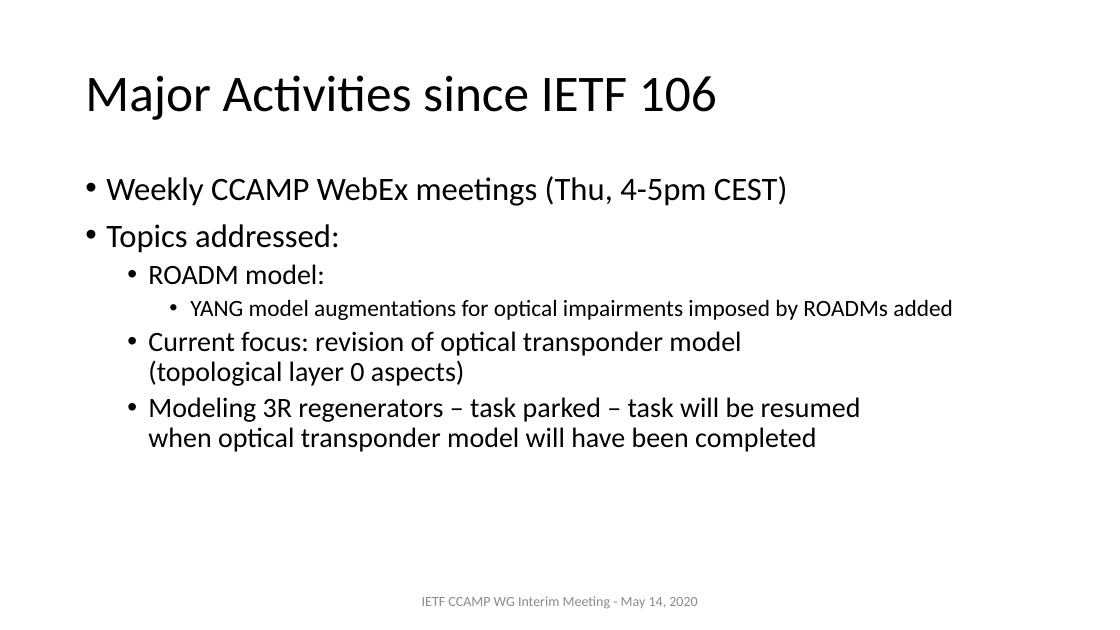
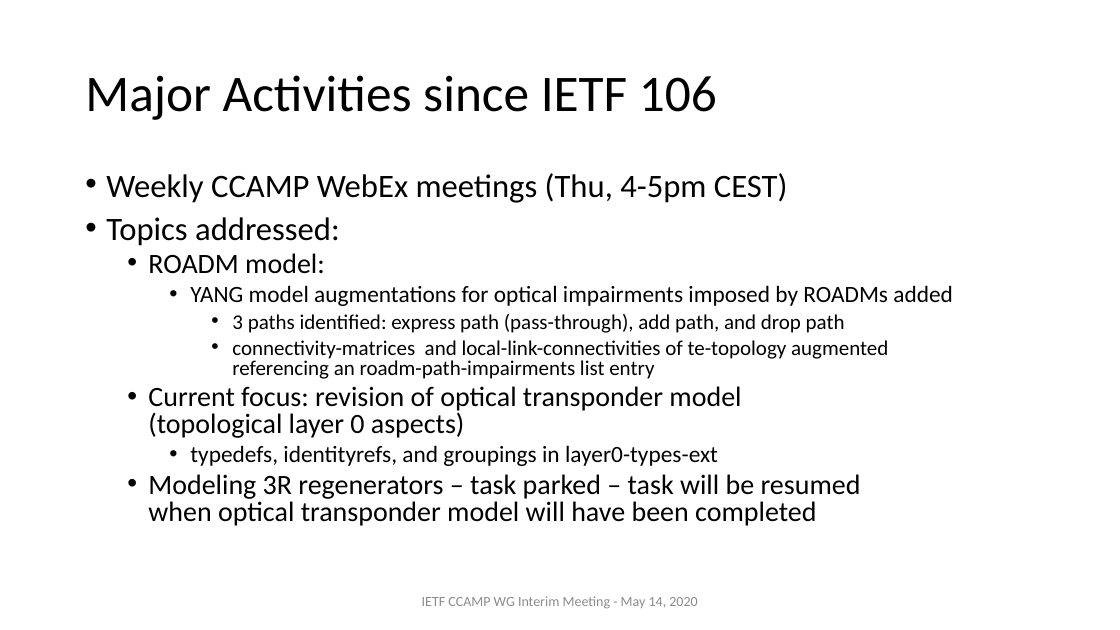
Before and after one commit to ietf-ccamp-wg/draft-ietf-ccamp-optical-impairment-topology-yang, a slide deck: slide 2 of CCAMP_meeting_presentations/Interim-May-2020-draft-ietf-ccamp-optical-impairment-topology-yang-03.pptx. Drawn at 1120x630 pixels with LibreOffice and Linux fonts; fonts in the diff are those of the drawing. Boxes give left, top, right and bottom in pixels: in the first picture for what was removed or moved away, otherwise in the second. Text is boxed around its words. In the diff, an @@ line names an element or a change of style, - is before the commit and + after.

Commit message:
Update Interim-May-2020-draft-ietf-ccamp-optical-impairment-topology-yang-03.pptx
Presentation for the CCAMP interim meeting on May 14, 2020: slides for review - final version will come.

```diff
--- a/CCAMP_meeting_presentations/Interim-May-2020-draft-ietf-ccamp-optical-impairment-topology-yang-03.pptx
+++ b/CCAMP_meeting_presentations/Interim-May-2020-draft-ietf-ccamp-optical-impairment-topology-yang-03.pptx
@@ text at [106,173,953,526]: line spacing 0.9 to 0.8 @@
@@ text at [232,314,888,379]: paragraphs added @@
+      • 3 paths identified: express path (pass-through), add path, and drop path
+      • connectivity-matrices and local-link-connectivities of te-topology augmented
+        referencing an roadm-path-impairments list entry
@@ text at [190,445,718,466]: paragraph added @@
+    • typedefs, identityrefs, and groupings in layer0-types-ext
```
Also in this commit, not shown: 5 other slides changed, 4 slides added.
